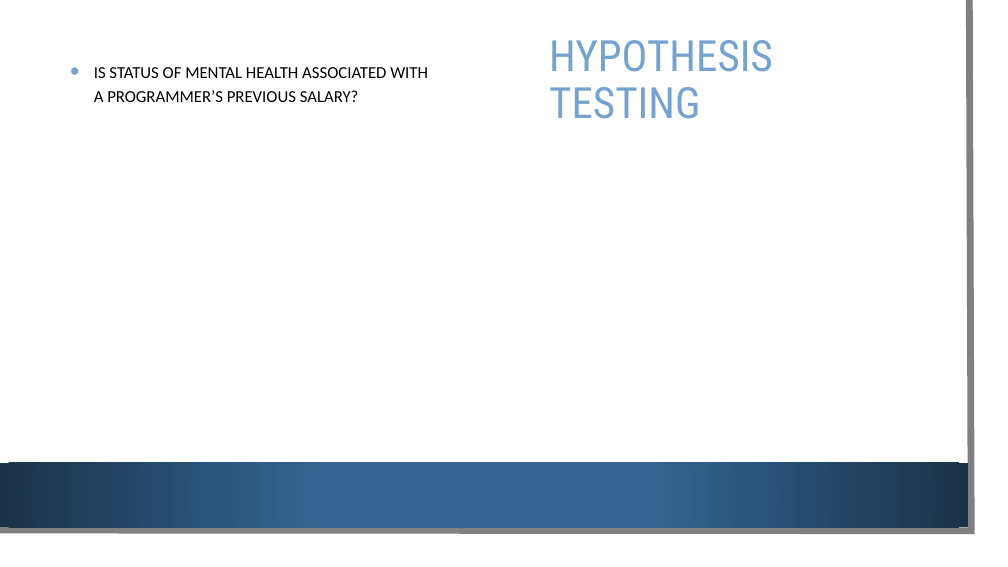
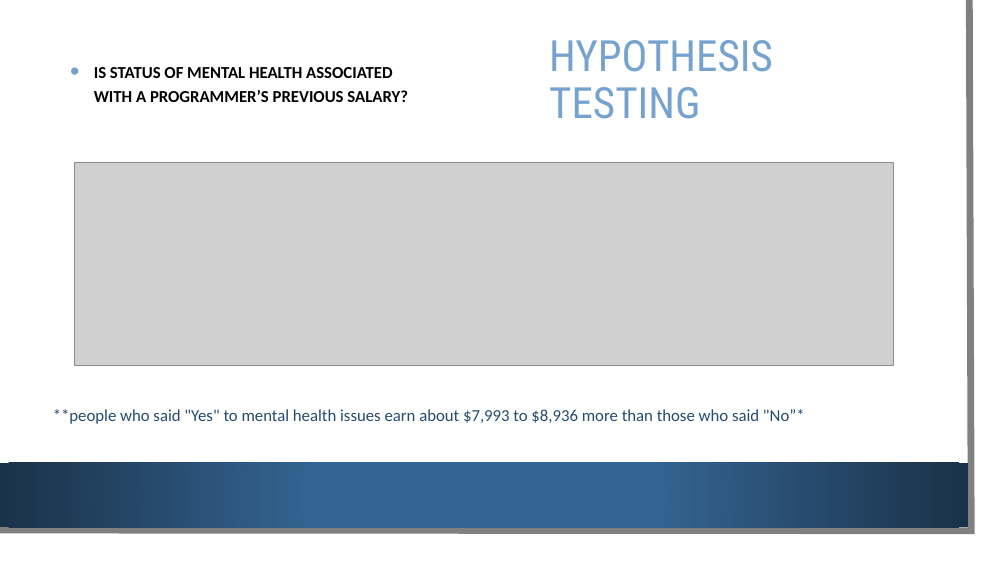
Before and after one commit to NemaPuthanveetil/DATS6101-Team-Global-Project, a slide deck: slide 8 of Presentation for Data Science 101.pptx. Drawn at 1008x567 pixels with LibreOffice and Linux fonts; fonts in the diff are those of the drawing; grey boxes stand for pictures; background and template pictures are left out. Boxes give left, top, right and bottom in pixels: in the first picture for what was removed or moved away, otherwise in the second. Text is boxed around its words. In the diff, an @@ line names an element or a change of style, - is before the commit and + after.

```diff
--- a/Presentation for Data Science 101.pptx
+++ b/Presentation for Data Science 101.pptx
@@ text "IS STATUS OF MENTAL HEALTH ..." at [94, 67, 408, 102]: bold on @@
@@ picture added at [74, 163, 893, 365] @@
@@ text added at [53, 409, 805, 424], 16 pt, text #274B6D @@
+**people who said "Yes" to mental health issues earn about $7,993 to $8,936 more than those who said "No”*
```
Also in this commit, not shown: 5 other slides changed, 2 slides added, 2 slides removed.
